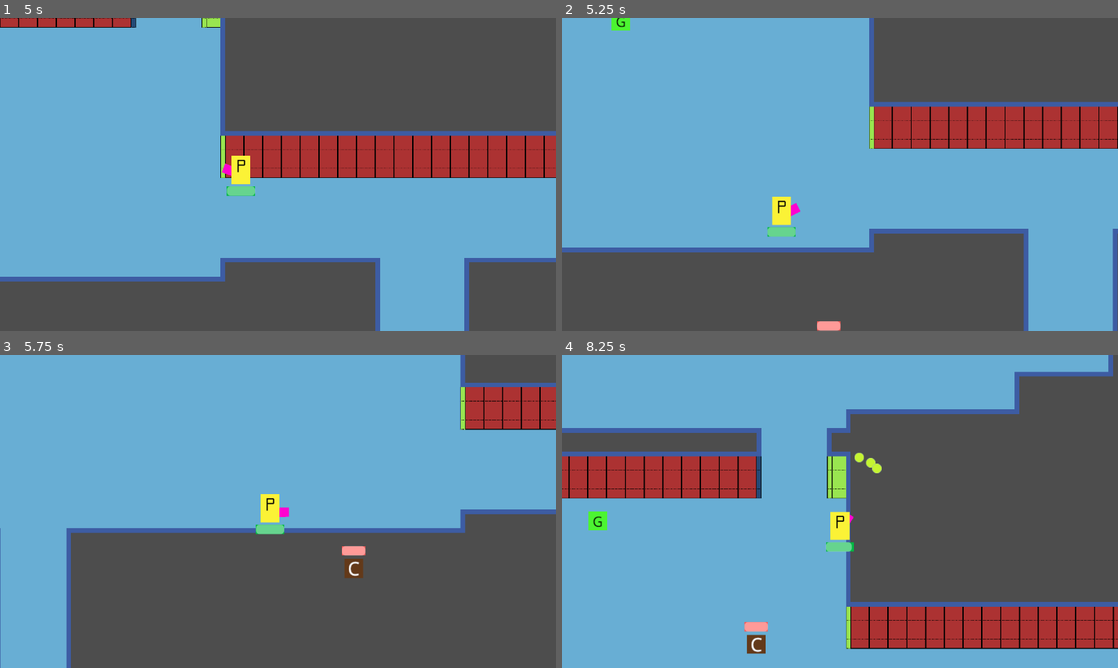
Above: before the commit, frames 1-4 (two rows, left to right).
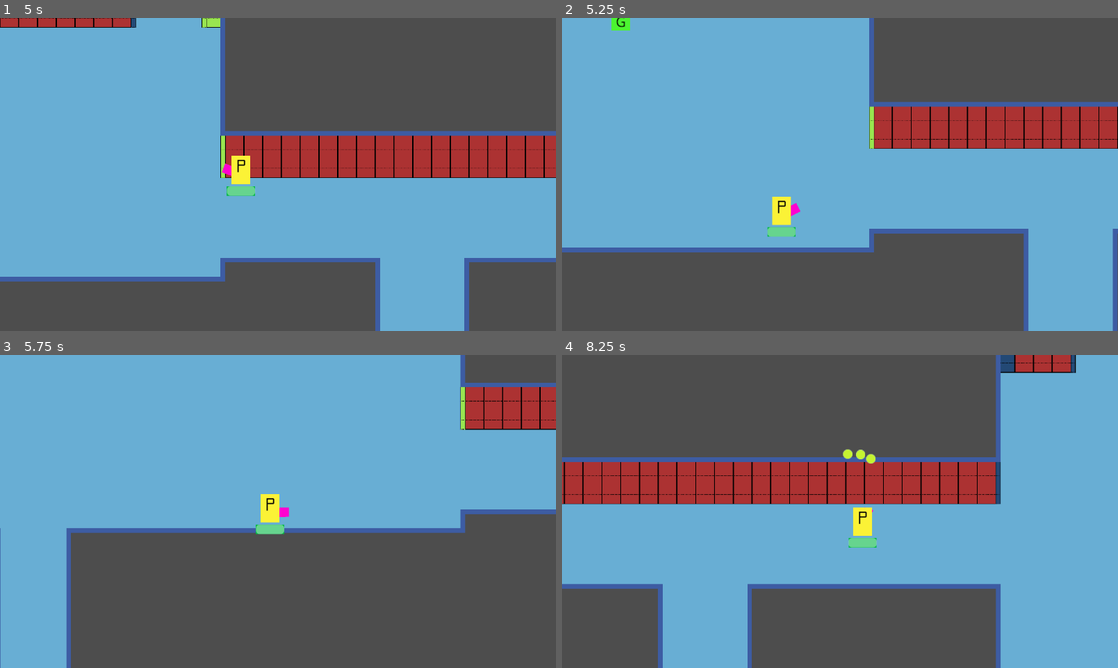
Above: after the commit, the same moments.

Repository: amenrio/techo-de-cristal
Game: Godot game, scene res://02_scenes/03_levels/level_alpha.tscn
The game is run twice, just before and just after one commit, with the same random seed, the same clock (stepped at 60 frames per second) and the same inputs.
Inputs (mouse positions are in pixels of both pictures, inside the frame that each line leads up to):
- Up to frame 1 (5 s): tap Enter at 0.5 s; move the mouse to (400, 158) at 0.52 s; hold D (move_right) 0.53-1.28 s; tap Shift (dash) at 0.6, 2.85 s; move the mouse to (166, 190) at 1.27 s; hold S (move_down) 1.28-2.03 s; tap Space (fire) at 1.35, 3.6 s; move the mouse to (333, 105) at 2.02 s; hold D (move_right) 2.03-2.78 s; tap E (interact) at 2.1, 4.35 s; move the mouse to (250, 237) at 2.77 s; hold W (move_up) 2.78-3.53 s; move the mouse to (444, 221) at 3.52 s; hold A (move_left) from 3.53 s (still down); move the mouse to (111, 127) at 4.27 s
- Up to frame 2 (5.25 s): move the mouse to (867, 174) at 5.02 s; release A (move_left) at 5.03 s; hold S (move_down) from 5.03 s (still down); tap Shift (dash) at 5.1 s
- Up to frame 3 (5.75 s): keep holding S (move_down)
- Up to frame 4 (8.25 s): move the mouse to (756, 433) at 5.77 s; release S (move_down) at 5.78 s; hold D (move_right) 5.78-6.53 s; tap one key every 0.75 s from 5.85 s: Space (fire) E (interact) Shift (dash) Space (fire); move the mouse to (962, 495) at 6.52 s; hold W (move_up) 6.53-7.28 s; move the mouse to (728, 527) at 7.27 s; hold D (move_right) 7.28-8.03 s; move the mouse to (895, 442) at 8.02 s; hold S (move_down) from 8.03 s (still down)

Frame 1 is identical in both runs. In frame 2, 0.1% of the frame differs, in the area x 45-51%, y 96-100%; in frame 3, 0.3%; in frame 4, 72%, in the area x 0-100%, y 0-100%.

Commit message:
Added follow_player movement behaviour, enemy on level collision, spawn arround spawner not player

Diff:
--- a/02_scenes/01_characters/enemy01.gd
+++ b/02_scenes/01_characters/enemy01.gd
@@ -17,9 +17,10 @@
 	$sprite.texture = load(actual_texture)
 
 func _physics_process(_delta):
-	if following_player == true:
-		velocity = position.direction_to(player_instance.position) * max_speed
-	move_and_slide()
+	pass
+#	if following_player == true:
+#		velocity = position.direction_to(player_instance.position) * max_speed
+#	move_and_slide()
 
 func _on_hitbox_component_area_entered( area):
 	if area.has_method("damage"):
--- a/02_scenes/01_characters/enemy01.tscn
+++ b/02_scenes/01_characters/enemy01.tscn
@@ -1,9 +1,10 @@
-[gd_scene load_steps=8 format=3 uid="uid://wveguagwuor2"]
+[gd_scene load_steps=9 format=3 uid="uid://wveguagwuor2"]
 
 [ext_resource type="Script" path="res://02_scenes/01_characters/enemy01.gd" id="1_kn3i3"]
 [ext_resource type="Texture2D" uid="uid://bqu7avl5bhxpc" path="res://01_assets/01_sprites/enemy.png" id="1_w3yix"]
 [ext_resource type="PackedScene" uid="uid://ogvub5b3e6s5" path="res://02_scenes/05_components/HealthComponent.tscn" id="2_g7oyf"]
 [ext_resource type="PackedScene" uid="uid://cx4e1du6imkkr" path="res://02_scenes/05_components/hitbox_component.tscn" id="3_76ssk"]
+[ext_resource type="PackedScene" uid="uid://2vhbmtcyircw" path="res://02_scenes/05_components/followplayer_behaviour.tscn" id="6_cu011"]
 [ext_resource type="PackedScene" uid="uid://ll1gibctxlws" path="res://02_scenes/05_components/pickup_component.tscn" id="6_n5ho7"]
 
 [sub_resource type="RectangleShape2D" id="RectangleShape2D_nxfse"]
@@ -14,7 +15,7 @@
 
 [node name="enemy" type="CharacterBody2D"]
 collision_layer = 2
-collision_mask = 2
+collision_mask = 10
 script = ExtResource("1_kn3i3")
 loot = ExtResource("6_n5ho7")
 _name = "chocolate"
@@ -42,7 +43,10 @@
 [node name="hitbox" type="CollisionShape2D" parent="."]
 shape = SubResource("RectangleShape2D_tiprm")
 
+[node name="followplayer_behaviour" parent="." instance=ExtResource("6_cu011")]
+
 [connection signal="area_entered" from="HitboxComponent" to="." method="_on_hitbox_component_area_entered"]
 
 [editable path="HitboxComponent"]
 [editable path="HealthComponent"]
+[editable path="followplayer_behaviour"]
--- a/02_scenes/01_characters/player.gd
+++ b/02_scenes/01_characters/player.gd
@@ -23,8 +23,8 @@
 var objetivos:Array
 var inventory:Dictionary = {
 	"ingredients":{},
-	"modifiers":[],
-	"weapons":[]
+	"modifiers":{},
+	"weapons":{}
 	}
 
 func talk_to_girlfriend():
--- a/02_scenes/02_objects/spawner.gd
+++ b/02_scenes/02_objects/spawner.gd
@@ -8,14 +8,17 @@
 @onready var spawn_area = $area
 # Called when the node enters the scene tree for the first time.
 func _ready():
-	pass # Replace with function body.
-
-# Called every frame. 'delta' is the elapsed time since the previous frame.
+	pass
 
 func _on_spawn_timer_timeout():
 	var new_enemy = enemies.instantiate()
 	new_enemy._name = enemy_names[randi_range(0,2)]
-	var spawn_position = player.position + Vector2(1000,0).rotated(randf_range(0, 2*PI))
+	var spawn_position = Vector2.ZERO
+	var valid_pos = false
+	spawn_position = $weight.global_position + Vector2(100,0).rotated(randf_range(0, 2*PI))
+#	print(valid_pos)
+#	while not valid_pos:
+##		if spawn_position
 	new_enemy.position = spawn_position
 	current_level.add_child(new_enemy)
 	new_enemy.get_node('HealthComponent').connect('death',current_level.pickup_system) # Replace with function body.
--- a/02_scenes/02_objects/spawner.tscn
+++ b/02_scenes/02_objects/spawner.tscn
@@ -1,20 +1,27 @@
-[gd_scene load_steps=3 format=3 uid="uid://do7t4aw2geyt5"]
+[gd_scene load_steps=2 format=3 uid="uid://do7t4aw2geyt5"]
 
 [ext_resource type="Script" path="res://02_scenes/02_objects/spawner.gd" id="1_irp44"]
-[ext_resource type="PackedScene" uid="uid://wveguagwuor2" path="res://02_scenes/01_characters/enemy01.tscn" id="2_genf3"]
 
 [node name="spawner" type="Node2D"]
 script = ExtResource("1_irp44")
-enemies = Array[PackedScene]([ExtResource("2_genf3")])
 spawn_timer = 2.0
 
 [node name="area" type="ReferenceRect" parent="."]
-offset_left = 110.0
-offset_top = 17.0
-offset_right = 410.0
-offset_bottom = 317.0
+anchors_preset = 8
+anchor_left = 0.5
+anchor_top = 0.5
+anchor_right = 0.5
+anchor_bottom = 0.5
+offset_left = -150.0
+offset_top = -150.0
+offset_right = 150.0
+offset_bottom = 150.0
+grow_horizontal = 2
+grow_vertical = 2
 
 [node name="timer" type="Timer" parent="."]
 autostart = true
 
+[node name="weight" type="Marker2D" parent="."]
+
 [connection signal="timeout" from="timer" to="." method="_on_spawn_timer_timeout"]
--- a/02_scenes/03_levels/level_alpha.tscn
+++ b/02_scenes/03_levels/level_alpha.tscn
@@ -32,13 +32,13 @@
 position = Vector2(980, 760)
 
 [node name="spawner" parent="." index="3"]
-position = Vector2(831, 388)
+position = Vector2(955, 131)
 enemies = ExtResource("3_u7yq8")
 enemy_names = Array[String](["chocolate", "citrico", "masa"])
 spawn_timer = 1.0
 
 [node name="timer" parent="spawner" index="1"]
-wait_time = 4.0
+wait_time = 0.5
 
 [node name="level_timer" parent="." index="4"]
 wait_time = 5.0
--- a/02_scenes/03_levels/level_template.gd
+++ b/02_scenes/03_levels/level_template.gd
@@ -17,12 +17,13 @@
 	pick_up._name = enemy._name
 	pick_up.position = new_position
 	call_deferred("add_child",pick_up)
-	var special_chance = randi_range(1,100)
-	if special_chance <= 15:
-		extra_drop(enemy,new_position)
-
+#	var special_chance = randi_range(1,100)
+#	if special_chance <= 15:
+#		extra_drop(enemy,new_position)
+#
 func extra_drop(enemy,new_position):
 	var extra_pickup = enemy.loot.instantiate()
+	extra_pickup._class = 'modifiers'
 	extra_pickup._name = special_drops[randi_range(0,2)]
 	extra_pickup.position = new_position + Vector2(32,32)
 	call_deferred("add_child",extra_pickup)
--- /dev/null
+++ b/02_scenes/05_components/followplayer_behaviour.gd
@@ -0,0 +1,16 @@
+extends Node2D
+
+@onready var player_instance = get_tree().get_first_node_in_group("player")
+@onready var parent = get_parent()
+@export var max_speed:float
+var following_player = false
+
+func _physics_process(_delta):
+	if following_player == true:
+		parent.velocity = parent.position.direction_to(player_instance.position) * max_speed
+	parent.move_and_slide()
+
+
+func _on_detection_area_body_entered(body):
+	if body.is_in_group('player'):
+		following_player=true
--- /dev/null
+++ b/02_scenes/05_components/followplayer_behaviour.tscn
@@ -0,0 +1,17 @@
+[gd_scene load_steps=3 format=3 uid="uid://2vhbmtcyircw"]
+
+[ext_resource type="Script" path="res://02_scenes/05_components/followplayer_behaviour.gd" id="1_sbagh"]
+
+[sub_resource type="CircleShape2D" id="CircleShape2D_i02bf"]
+radius = 631.02
+
+[node name="followplayer_behaviour" type="Node2D"]
+script = ExtResource("1_sbagh")
+max_speed = 100.0
+
+[node name="detection_area" type="Area2D" parent="."]
+
+[node name="detection_radius" type="CollisionShape2D" parent="detection_area"]
+shape = SubResource("CircleShape2D_i02bf")
+
+[connection signal="body_entered" from="detection_area" to="." method="_on_detection_area_body_entered"]
--- a/02_scenes/05_components/movement_behaviour.tscn
+++ /dev/null
@@ -1,10 +0,0 @@
-[gd_scene load_steps=2 format=3 uid="uid://2vhbmtcyircw"]
-
-[sub_resource type="CircleShape2D" id="CircleShape2D_i02bf"]
-
-[node name="movement_behaviour" type="Node2D"]
-
-[node name="detection_area" type="Area2D" parent="."]
-
-[node name="detection_radius" type="CollisionShape2D" parent="detection_area"]
-shape = SubResource("CircleShape2D_i02bf")
